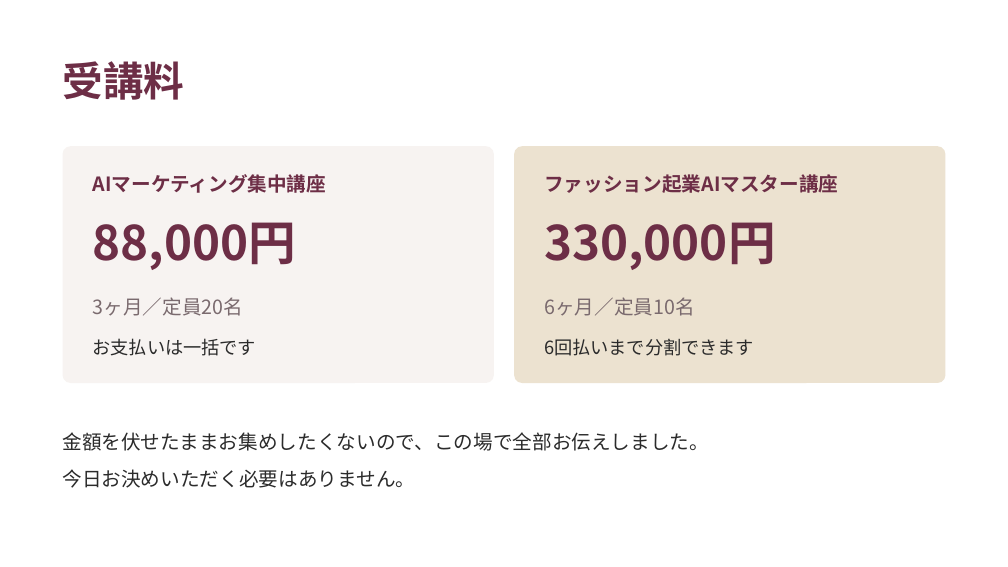
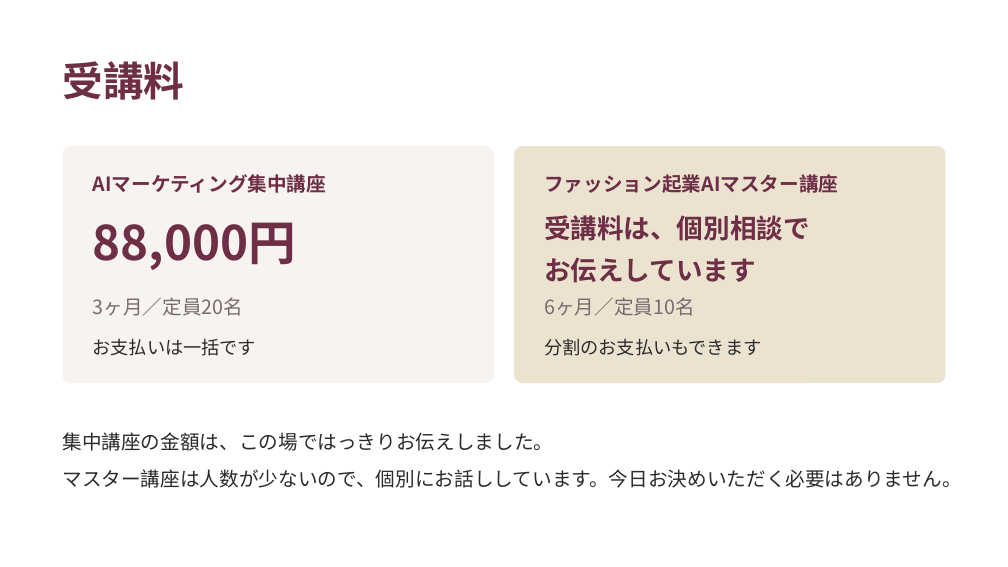
Before and after one commit to fashio17/potential-lamp, a slide deck: slide 23 of 運用/スライド/説明会_20260916.pptx. Drawn at 1008x567 pixels with LibreOffice and Linux fonts; fonts in the diff are those of the drawing. Boxes give left, top, right and bottom in pixels: in the first picture for what was removed or moved away, otherwise in the second. Text is boxed around its words. In the diff, an @@ line names an element or a change of style, - is before the commit and + after.

```diff
--- a/運用/スライド/説明会_20260916.pptx
+++ b/運用/スライド/説明会_20260916.pptx
@@ text at <box>544,215,809,283</box>: text changed; size 34 to 19 pt @@
-330,000円
+受講料は、個別相談で
+お伝えしています
@@ text at <box>544,338,761,356</box>: text changed @@
-6回払いまで分割できます
+分割のお支払いもできます
@@ text at <box>62,432,961,488</box>: text changed @@
-金額を伏せたままお集めしたくないので、この場で全部お伝えしました。
-今日お決めいただく必要はありません。
+集中講座の金額は、この場ではっきりお伝えしました。
+マスター講座は人数が少ないので、個別にお話ししています。今日お決めいただく必要はありません。
```
Also in this commit, not shown: 1 other slide changed, 3 other files.
